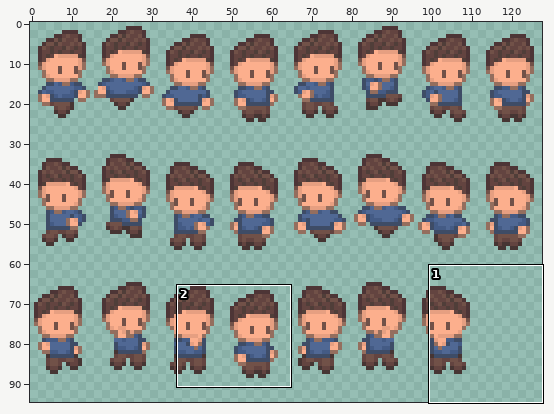
A sprite sheet gets an edit: assets/sprites/player.png. The picture above shows the old version from afar; the outline marks the close-up.
Close-up. Old version:
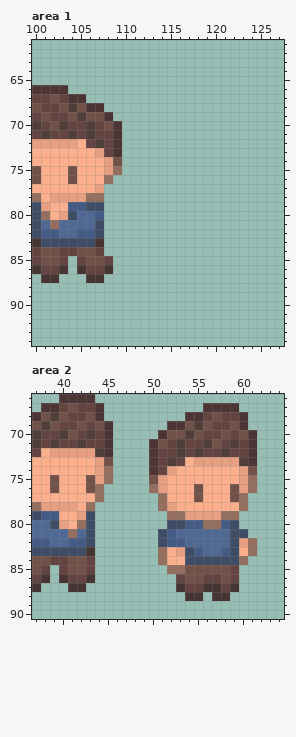
The file is 128x96 pixels. Colours within 5 levels of each other are drawn and written as one. Shown: area 1: x 100..127, y 61..94; area 2: x 37..64, y 66..90. The old version is drawn lined up with the new one. The wide view leaves out empty margins.
After the commit:
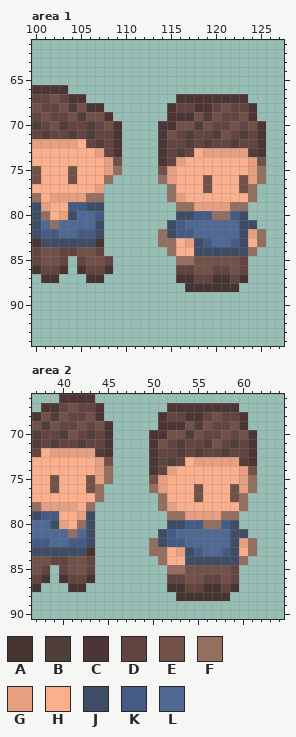
Palette (. is transparent): A #463533  B #503e39  C #4d3536  D #634440  E #715148  F #946e5e  G #e69f81  H #fcaf8d  J #3e4c66  K #445b85  L #506894
Diff:
drawings rearranged on the sheet (the old picture shows each at its new place; 1 dropped ones are not shown)
--- area 1
@@ x 112..127 @@
 66 ................
-67 ................
-68 ................
-69 ................
-70 ................
-71 ................
-72 ................
-73 ................
-74 ................
-75 ................
-76 ................
-77 ................
-78 ................
-79 ................
-80 ................
-81 ................
-82 ................
-83 ................
-84 ................
-85 ................
-86 ................
-87 ................
-88 ................
+67 ....CCCCCCCC....
+68 ...CDDCCDEDDC...
+69 ...CCCEBEDDEC...
+70 ..CCEEBEDDEDEC..
+71 ..CEDBDDBEDBDC..
+72 ..CDDBDBDDBDDC..
+73 ..CDBDHGGGGGBC..
+74 ..CDGHHHHHHHGE..
+75 ..EGHHHHHHHHGF..
+76 ..FGHHHEHHHEGF..
+77 ...FHHHEHHHEF...
+78 ...FGHHHHHHHF...
+79 ....FFGGGGFF....
+80 ....JJKKFFKJ....
+81 ...JKLLLLLLJJ...
+82 ..FJKKLLLLLJGF..
+83 ..FFHGJKLLKJHF..
+84 ...FHHJJJJJJF...
+85 ....FFEEEEED....
+86 ....DDEEDDED....
+87 ....AADDAADA....
+88 .....AAAAAA.....
 89 ................
--- area 2
@@ x 48..57 @@
 66 ..........
-67 ........CC
-68 ......CCDE
-69 ....CCEBED
-70 ...CEEBEDD
+67 ....CCCCCC
+68 ...CDDCCDE
+69 ...CCCEBED
+70 ..CCEEBEDD
 71 ..CEDBDDBE
@@ x 48..58 @@
 81 ...JKLLLLLL
-82 ...JKKLLLLL
-83 ...FHGJKLLK
+82 ..FJKKLLLLL
+83 ..FFHGJKLLK
 84 ...FHHJJJJJ
 85 ....FFEEEEE
-86 .....DEEDDE
-87 .....ADDAAD
-88 ......AA.AA
+86 ....DDEEDDE
+87 ....AADDAAD
+88 .....AAAAAA
 89 ...........
Changed places in both close-ups, as pixel boxes (x1, y1, x2, y2):
added: (158, 94, 266, 292)
added: (149, 403, 203, 439)
added: (149, 538, 212, 601)
